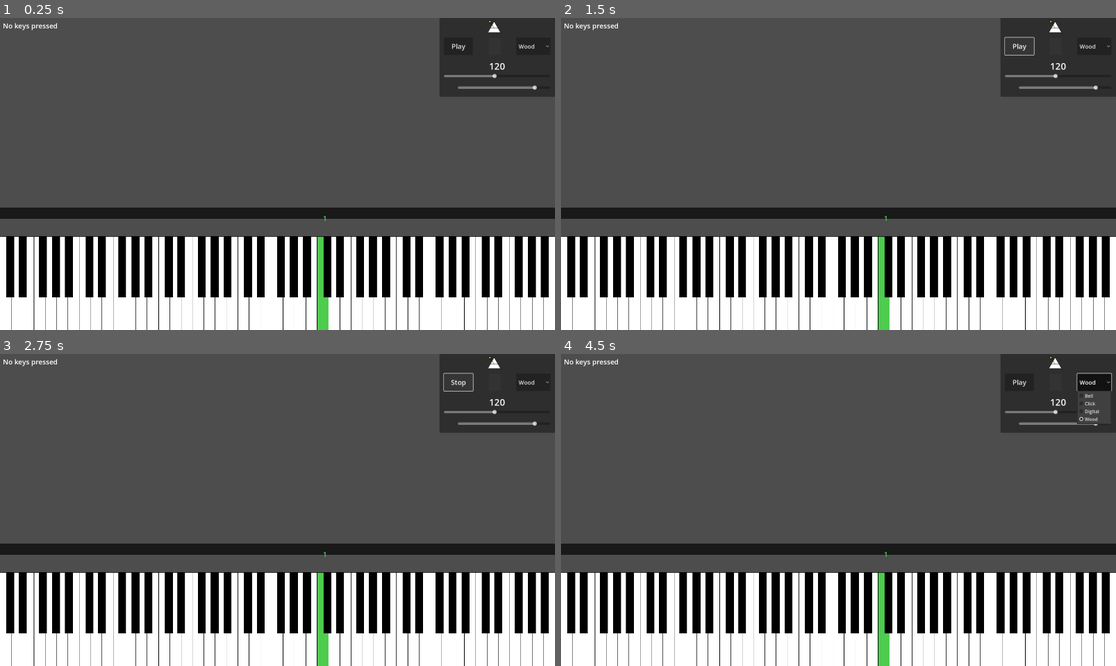
Above: before the commit, frames 1-4 (two rows, left to right).
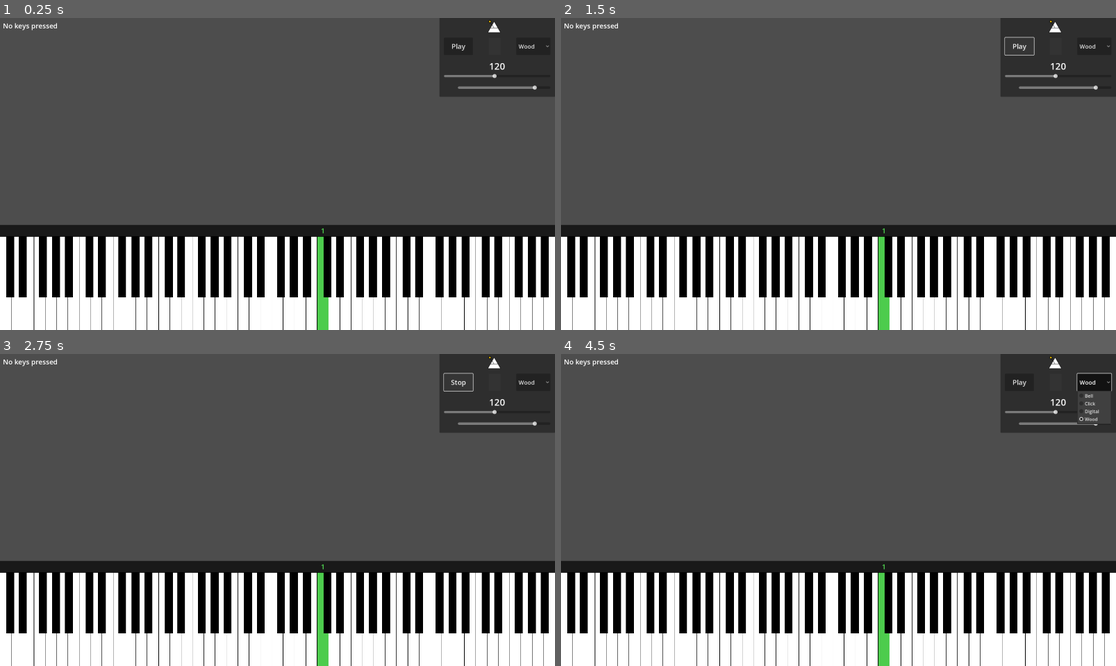
Above: after the commit, the same moments.

Repository: PianoFitness/piano-fitness-app
Game: Godot game, scene res://scenes/piano.tscn
The game is run twice, just before and just after one commit, with the same random seed, the same clock (stepped at 60 frames per second) and the same inputs. The project has no main scene, so this scene is started directly.
Inputs:
- Up to frame 1 (0.25 s): no input
- Up to frame 2 (1.5 s): click "Play" at 0.5 s; click "Stop" at 1.25 s
- Up to frame 3 (2.75 s): click "Play" at 2 s
- Up to frame 4 (4.5 s): click "Wood" at 2.75 s; click "Stop" at 3.5 s; click "Wood" at 4.25 s

The runs differ from the first frame. In frame 1, 7.1% of the frame differs, in the area x 0-100%, y 60-70%; in frame 2, 7.1%; in frame 3, 7.1%; in frame 4, 7.1%.

Commit message:
Improve layout

Diff:
--- a/app/scenes/piano.tscn
+++ b/app/scenes/piano.tscn
@@ -29,7 +29,6 @@
 position = Vector2(0, 100)
 
 [node name="FingerDisplay" type="Node2D" parent="PianoKeys"]
-position = Vector2(0, -100)
 script = ExtResource("4_k3m9p")
 
 [node name="SequenceManager" type="Node" parent="."]
--- a/app/scripts/finger_display.gd
+++ b/app/scripts/finger_display.gd
@@ -3,7 +3,7 @@
 
 const LEFT_HAND_COLOR = Color(0.8, 0.8, 0.8, 1.0)
 const RIGHT_HAND_COLOR = Color(0.8, 0.8, 0.8, 1.0)
-const LESSON_COLOR = Color(0.3, 0.8, 0.3, 1.0)  # Green for current note
+const LESSON_COLOR = Color(0.3, 0.8, 0.3, 1.0)
 const BACKGROUND_COLOR = Color(0.1, 0.1, 0.1, 1.0)
 const BACKGROUND_HEIGHT = 40
 
@@ -19,6 +19,10 @@
 	background_rect = ColorRect.new()
 	background_rect.color = BACKGROUND_COLOR
 	add_child(background_rect)
+
+	# Ensure background is drawn behind indicators
+	background_rect.z_index = -1
+
 	call_deferred("update_background_size")
 
 func _process(_delta):
@@ -28,8 +32,8 @@
 	if background_rect:
 		var viewport_size = get_viewport_rect().size
 		background_rect.size = Vector2(viewport_size.x, BACKGROUND_HEIGHT)
-		# Position directly above piano keys
-		background_rect.position = Vector2(0, 0)
+		# Position the background at the bottom of the display area
+		background_rect.position = Vector2(0, -BACKGROUND_HEIGHT)
 
 func clear_indicators():
 	for indicator in current_indicators:
@@ -43,14 +47,17 @@
 	label.add_theme_font_override("font", font)
 	label.add_theme_font_size_override("font_size", 24)
 
-	# Use lesson color for current note, regular color for others
+	# Set color based on current state
 	var color = LESSON_COLOR if is_current else (RIGHT_HAND_COLOR if note.hand == "R" else LEFT_HAND_COLOR)
 	label.add_theme_color_override("font_color", color)
 
-	# Position calculation relative to key
-	var x_pos = key_rect.position.x + (key_rect.size.x - label.size.x) / 2
-	var y_pos = BACKGROUND_HEIGHT/2 - label.size.y/2  # Center in background bar
+	# Force the label to calculate its true size
+	add_child(label)
+	label.size = label.get_minimum_size()
+
+	# Calculate centered position with precise offset
+	var x_pos = key_rect.position.x + (key_rect.size.x / 2) - (label.size.x / 2)
+	var y_pos = -BACKGROUND_HEIGHT/2 - label.size.y/2
 
 	label.position = Vector2(x_pos, y_pos)
-	add_child(label)
 	current_indicators.append(label)
